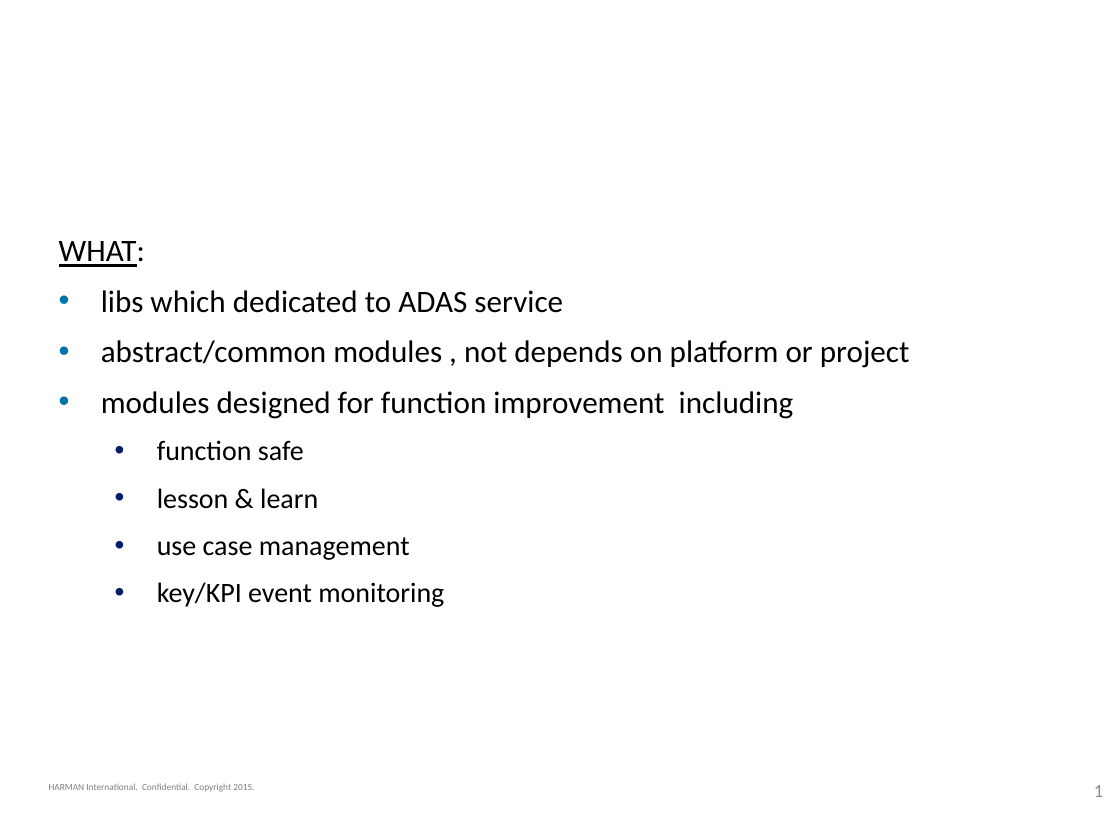
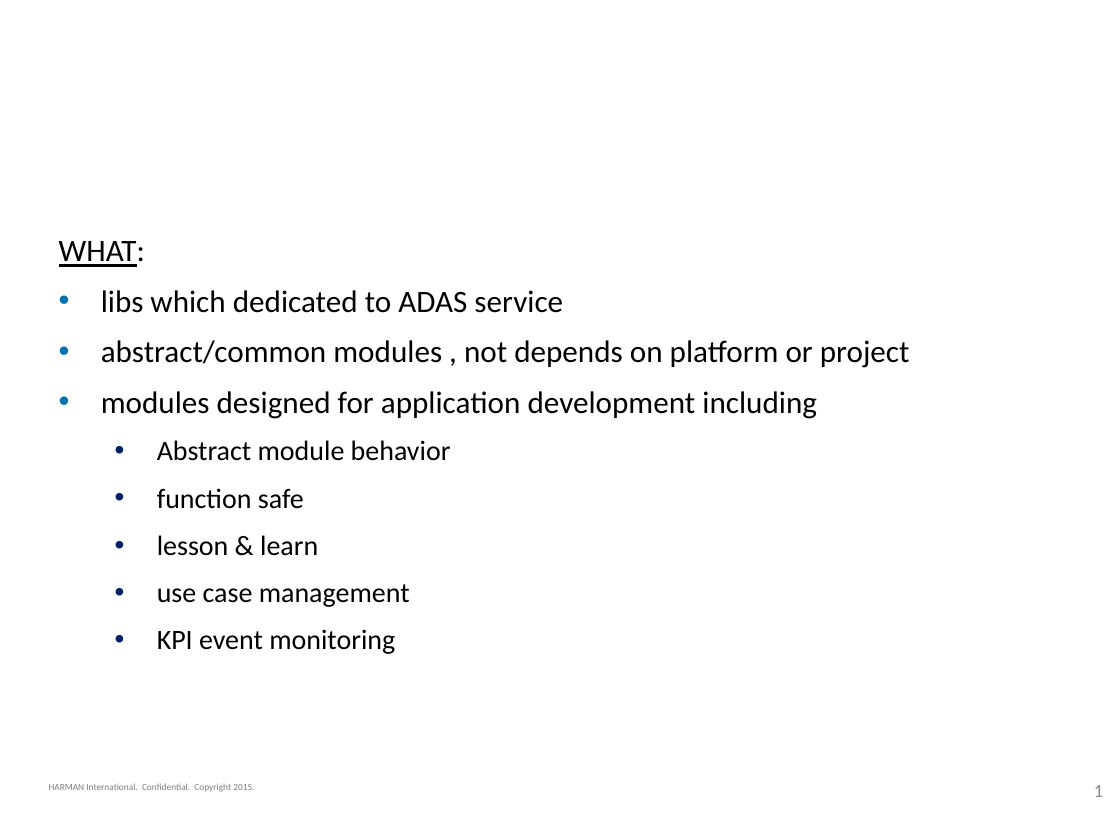
Before and after one commit to radtek/cameraframework-github, a slide deck: slide 1 of 000_Framework/init_slice.pptx. Drawn at 1120x816 pixels with LibreOffice and Linux fonts; fonts in the diff are those of the drawing; background and template pictures are left out. Boxes give left, top, right and bottom in pixels: in the first picture for what was removed or moved away, otherwise in the second. Text is boxed around its words. In the diff, an @@ line names an element or a change of style, - is before the commit and + after.

```diff
--- a/000_Framework/init_slice.pptx
+++ b/000_Framework/init_slice.pptx
@@ subtitle at box(101, 391, 817, 461): text changed @@
-• modules designed for function improvement including
+• modules designed for application development including
+  • Abstract module behavior
@@ subtitle at box(157, 629, 395, 654): text changed @@
-  • key/KPI event monitoring
+  • KPI event monitoring
```
Also in this commit, not shown: 6 other slides changed, 1 slide added, 4 slides removed.
